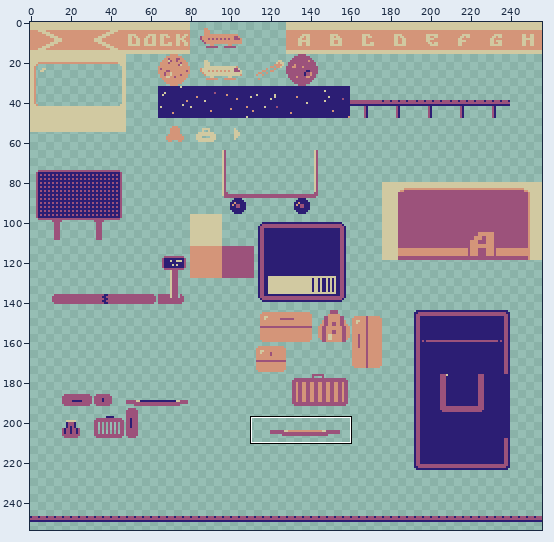
Two states of a pixel-art file, art/tiles.aseprite. Above: a wide view before the commit, with the close-up outlined.
Close-up. Earlier state:
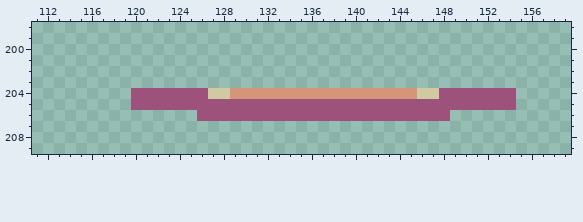
256x256 pixels, 1 frame. Shown: x 111..159, y 198..209. The wide view leaves out empty margins. The commit also changed other parts of the picture, which this record leaves out.
The result:
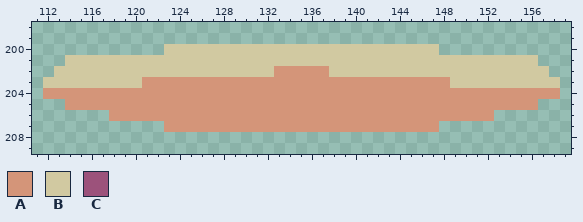
Palette (. is transparent): A #d49579  B #d1c9a1  C #9c527b
Changes in this commit:
--- layer "tiles"
@@ x 111..159 @@
 199 .................................................
-200 .................................................
-201 .................................................
-202 .................................................
-203 .................................................
-204 .........CCCCCCCBBAAAAAAAAAAAAAAAAABBCCCCCCC.....
-205 .........CCCCCCCCCCCCCCCCCCCCCCCCCCCCCCCCCCC.....
-206 ...............CCCCCCCCCCCCCCCCCCCCCCC...........
-207 .................................................
+200 ............BBBBBBBBBBBBBBBBBBBBBBBBB............
+201 ...BBBBBBBBBBBBBBBBBBBBBBBBBBBBBBBBBBBBBBBBBBB...
+202 ..BBBBBBBBBBBBBBBBBBBBAAAAABBBBBBBBBBBBBBBBBBBB..
+203 .BBBBBBBBBAAAAAAAAAAAAAAAAAAAAAAAAAAAABBBBBBBBBB.
+204 .AAAAAAAAAAAAAAAAAAAAAAAAAAAAAAAAAAAAAAAAAAAAAAA.
+205 ...AAAAAAAAAAAAAAAAAAAAAAAAAAAAAAAAAAAAAAAAAAA...
+206 .......AAAAAAAAAAAAAAAAAAAAAAAAAAAAAAAAAAA.......
+207 ............AAAAAAAAAAAAAAAAAAAAAAAAA............
 208 .................................................
Where, in picture pixels (left, top, right, bottom), the same in both close-ups:
changed: (43, 44, 560, 132)
